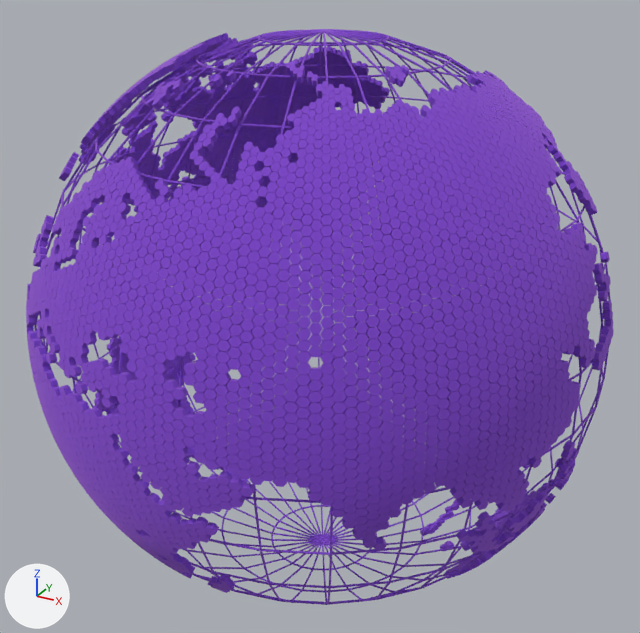
What one commit did to the glTF model model.glb.
Before and after are seen from a 50 mm lens placed at (423.0, -476.0, 340.0), pointed at (-1.0, 295.0, -46.0). The axes (+X, +Y, +Z) are drawn at lower left. The lights are the same throughout. Where no turn or scale is listed for an object, it has been applied to the vertices.

The older version as bpy lines, for what is in view:
```python
mat_mat_2 = principled_material('Mat.2')
mat_mat_2.base_color = (0.443, 0.184, 0.82)  # purple #b277ea
mat_mat_2.metallic = 1.0
mat_mat_2.roughness = 1.0
me_mesh_0 = bpy.data.meshes.new('Mesh_0')
me_mesh_0.from_pydata(...)  # a UV sphere (30 segments, 15 rings, poles along z) spanning x -294.0..294.0, y -293.0..293.0, z -296.0..296.0
me_mesh_0.materials.append(mat_mat_8)  # white #d4c5ea
me_mesh_1 = bpy.data.meshes.new('Mesh_1')
me_mesh_1.from_pydata(...)  # 15448 vertices, 20568 faces; spans x -297.0..297.0, y -146.0..446.0, z -299.0..299.0
me_mesh_1.materials.append(mat_mat_2)  # purple #b277ea
me_mesh_2 = bpy.data.meshes.new('Mesh_2')
me_mesh_2.from_pydata(...)  # 62232 vertices, 103720 faces; spans x -299.0..303.0, y -154.0..409.0, z -132.0..441.0
me_mesh_2.materials.append(mat_mat_2)  # purple #b277ea
ob_null1 = bpy.data.objects.new('Null1', me_mesh_2)
ob_null1.location = (0.0, 150.0, -197.0)
ob_sphere = bpy.data.objects.new('Sphere', me_mesh_0)
ob_sphere.location = (0.0, 300.0, -48.0)
ob_sphere_001 = bpy.data.objects.new('Sphere.001', me_mesh_1)
ob_sphere_001.location = (0.0, 150.0, -48.0)
```
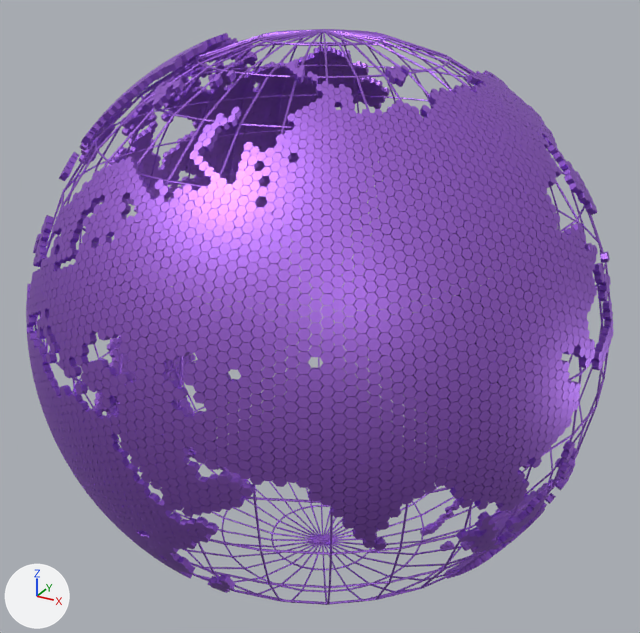
What the commit changed:
In material 'Mat.2' (mat_mat_2), roughness goes from 1.0 to 0.5.

Pixel boxes (x1, y1, x2, y2) of what changed, in the pictures (640 x 633 px):
'Null1', surface changed
    both: (26, 33, 614, 593)
'Sphere.001', surface changed
    both: (34, 29, 611, 605)
